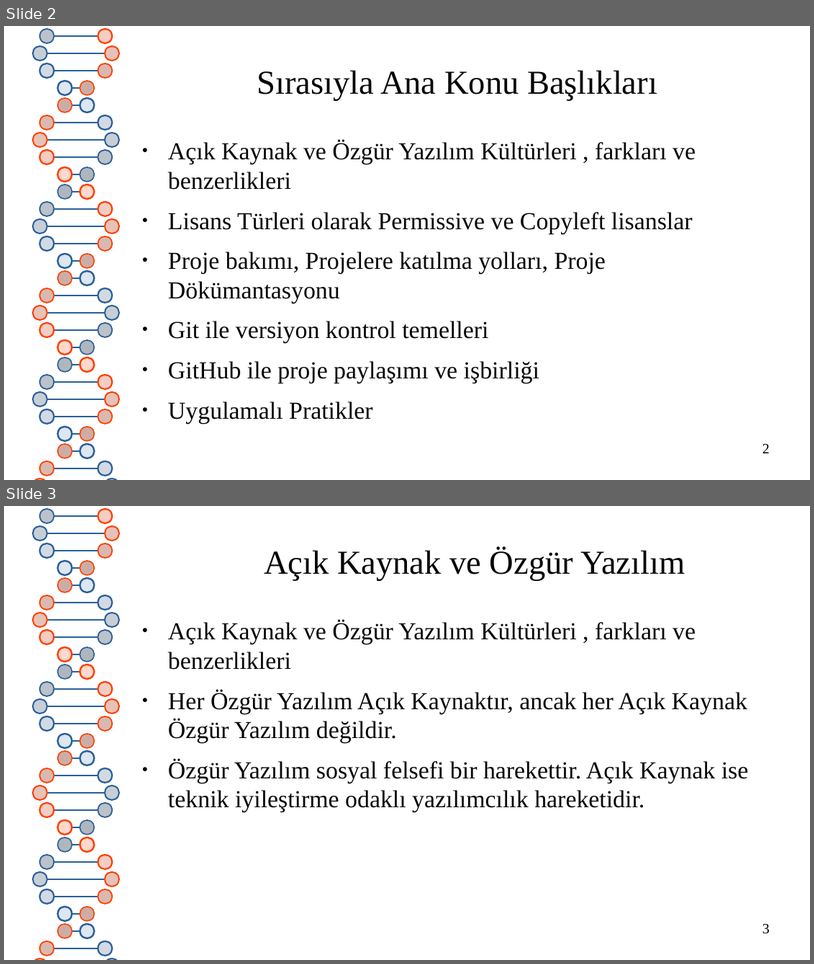
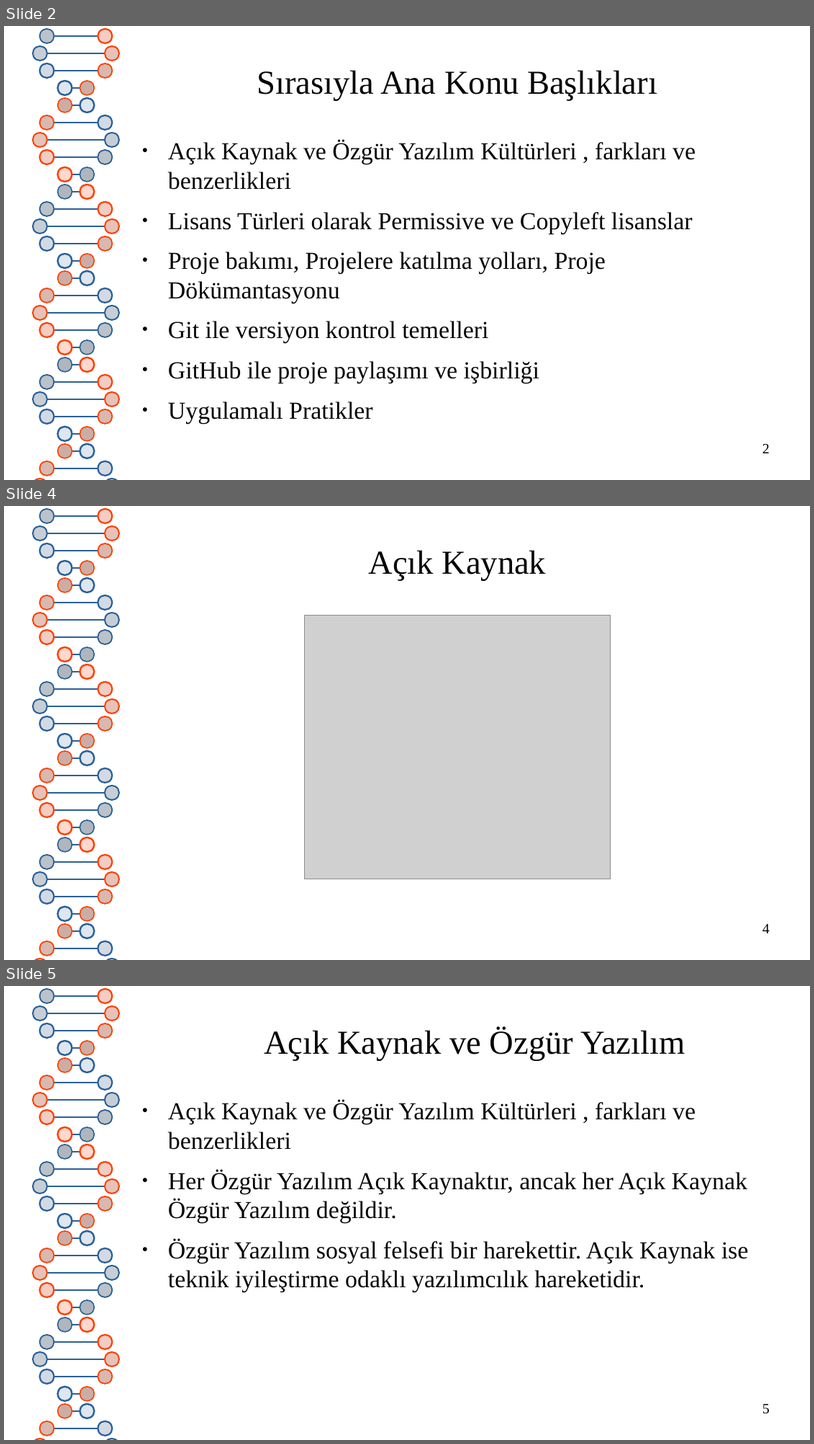
Before and after one commit to hwpplayer1/hacker-how-to, a slide deck: presentations/git_GitHub.odp. Shown one above the other, each under a label of ours: slides 2 and 3 before the commit, slides 2, 4 and 5 after it; the slides between them are not shown. The pictures are 814x964 and 814x1444 pixels, drawn with LibreOffice and Linux fonts; fonts in the diff are those of the drawing; grey boxes stand for pictures. Boxes give left, top, right and bottom in pixels: in the first picture for what was removed or moved away, otherwise in the second. Text is boxed around its words. In the diff, an @@ line names an element or a change of style, - is before the commit and + after.

```diff
--- a/presentations/git_GitHub.odp
+++ b/presentations/git_GitHub.odp
@@ slide 4 added at box(4, 506, 810, 960), background #FFFFFF; not listed: 80 template elements that a slide beside it also shows @@
@@ title added at box(368, 550, 547, 581), 33 pt, text #050505 @@
+Açık Kaynak
@@ picture added at box(305, 615, 611, 879) @@
@@ page number added at box(763, 924, 770, 933), 14 pt, text #000000 @@
+4
@@ what was slide 3 is now slide 5 @@
@@ page number at box(763, 1404, 770, 1414): text changed @@
-3
+5
```
Also in this commit, not shown: 1 slide changed, 2 other slides added, 5 other files.
